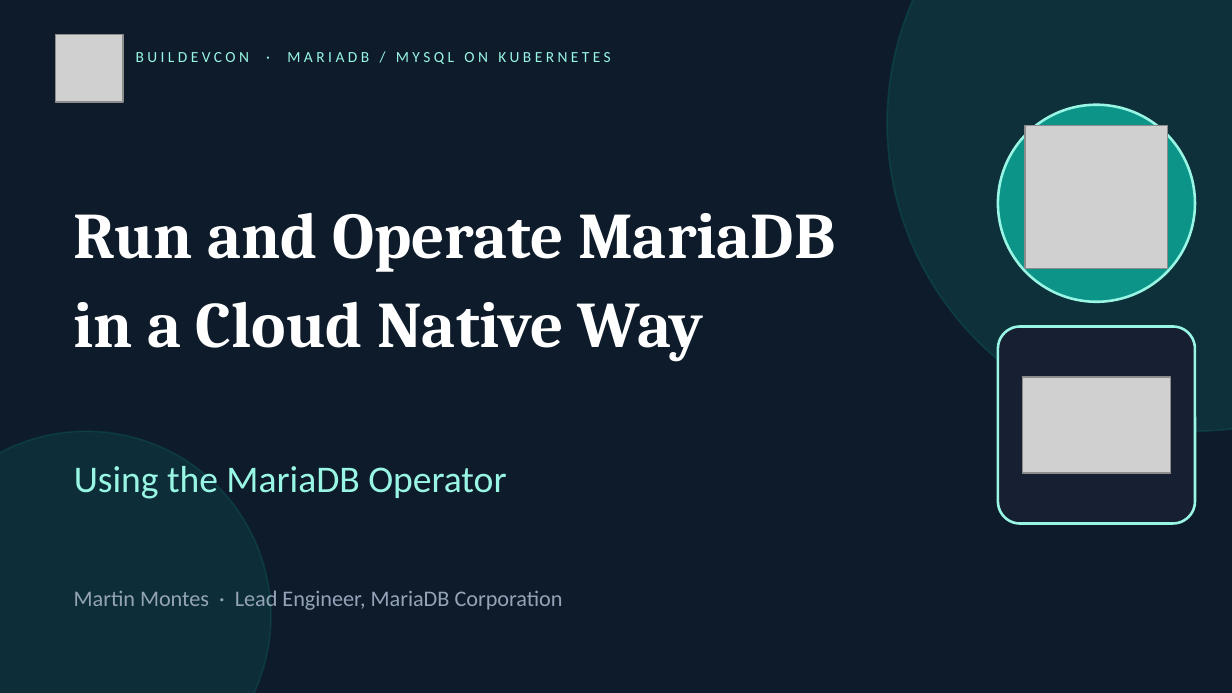
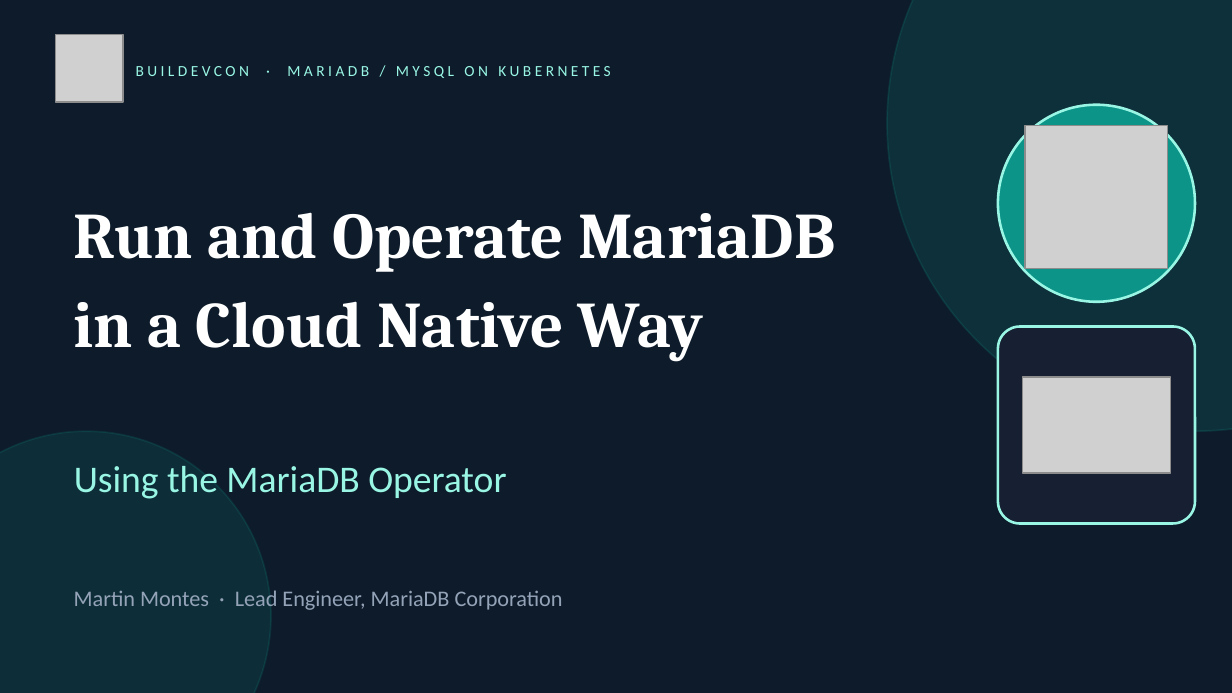
Before and after one commit to mariadb-operator/mariadb-operator, a slide deck: slide 1 of demos/multi-cluster/slides/mariadb-operator.odp. Drawn at 1232x693 pixels with LibreOffice and Linux fonts; fonts in the diff are those of the drawing; grey boxes stand for pictures. Boxes give left, top, right and bottom in pixels: in the first picture for what was removed or moved away, otherwise in the second. Text is boxed around its words. In the diff, an @@ line names an element or a change of style, - is before the commit and + after.

```diff
--- a/demos/multi-cluster/slides/mariadb-operator.odp
+++ b/demos/multi-cluster/slides/mariadb-operator.odp
@@ text "BUILDEVCON · MARIADB / MYSQL ...": place and size @@
-text "BUILDEVCON · MARIADB / MYSQL ..." at bbox=[136, 52, 610, 64]
+text "BUILDEVCON · MARIADB / MYSQL ..." at bbox=[136, 66, 610, 78]
```
Also in this commit, not shown: 18 other slides changed, 3 other files.
